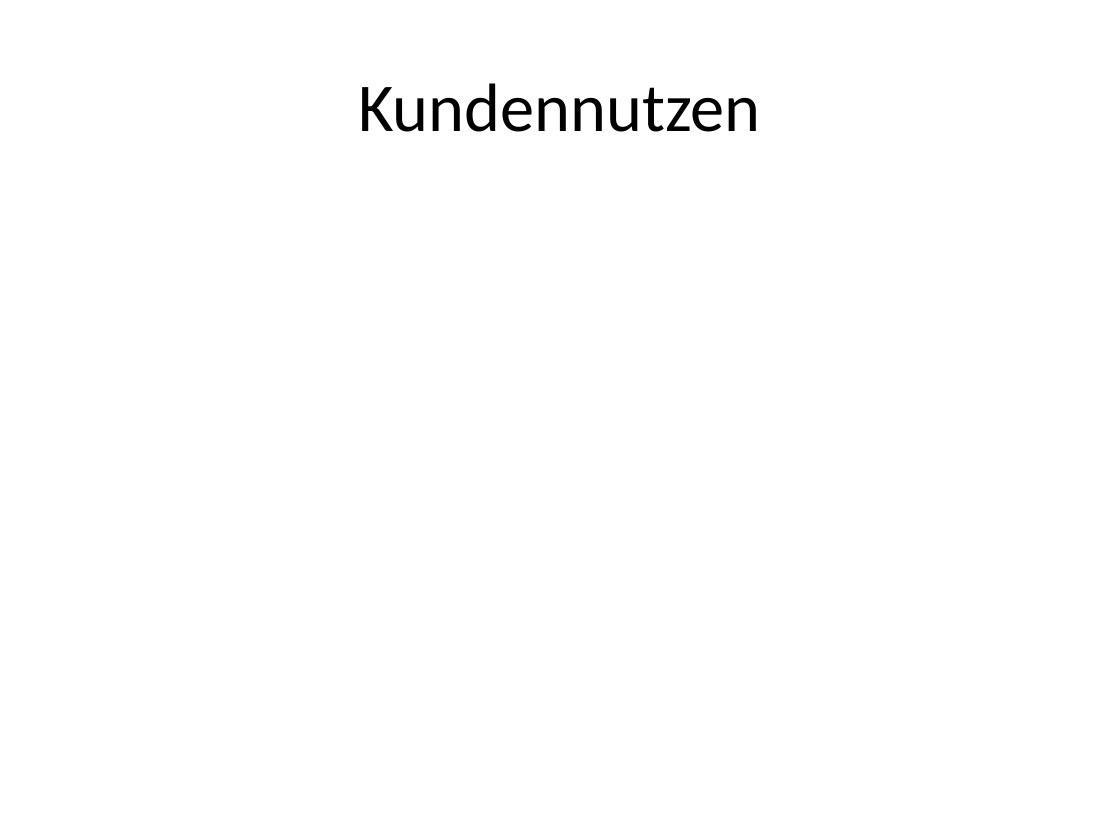
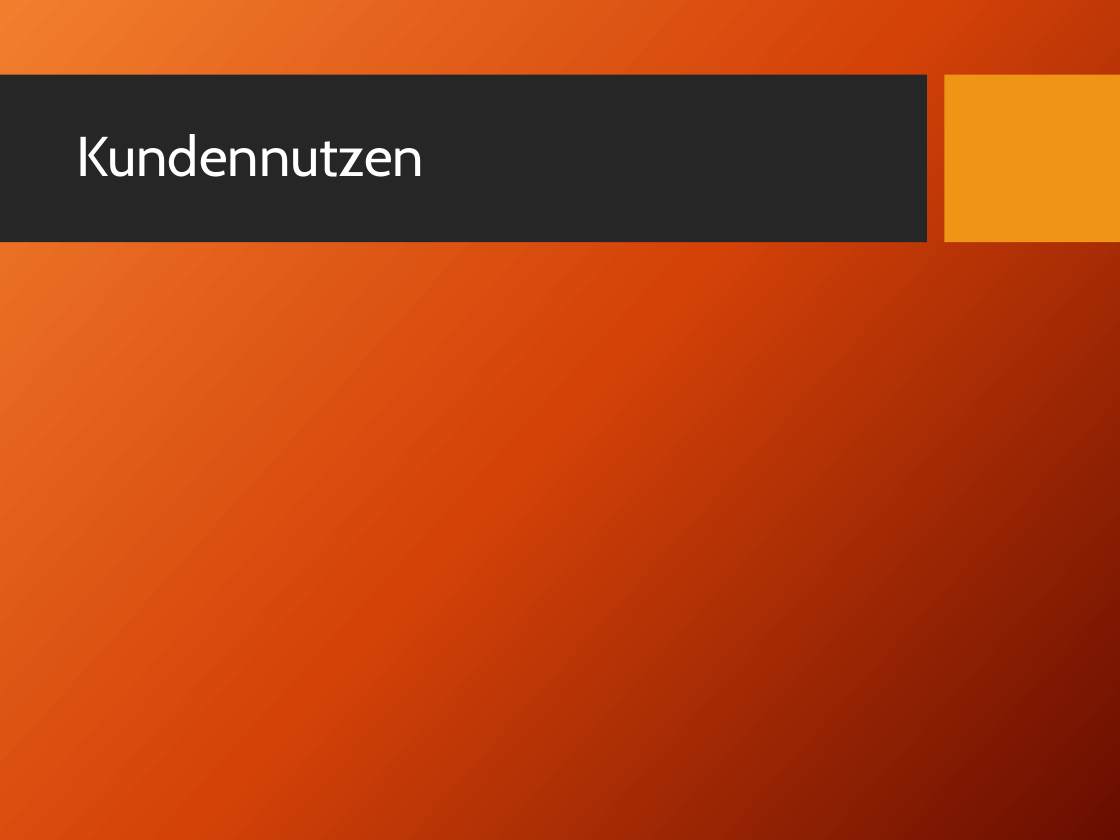
Before and after one commit to michiwieland/businessplan, a slide deck: slide 9 of presentation/BuPl_concept-presentation-GitFit.pptx. Drawn at 1120x840 pixels with LibreOffice and Linux fonts; fonts in the diff are those of the drawing; background and template pictures are left out. Boxes give left, top, right and bottom in pixels: in the first picture for what was removed or moved away, otherwise in the second. Text is boxed around its words. In the diff, an @@ line names an element or a change of style, - is before the commit and + after.

Commit message:
presentation: layout updated, transparent image background

```diff
--- a/presentation/BuPl_concept-presentation-GitFit.pptx
+++ b/presentation/BuPl_concept-presentation-GitFit.pptx
@@ background #FFFFFF to picture (left out) @@
@@ rectangle added at <box>0,75,927,243</box>, fill #262626 @@
@@ rectangle added at <box>944,75,1120,243</box>, fill #F09415 @@
@@ title "Kundennutzen": place and size @@
-title "Kundennutzen" at <box>358,83,760,132</box>
+title "Kundennutzen" at <box>76,134,424,177</box>
@@ title "Kundennutzen" at <box>76,134,424,177</box>: size 44 to 36 pt, font Calibri to Cabin, text colour #000000 to #FFFFFF; alignment centre to left; line spacing 1 to 0.9 @@
```
Also in this commit, not shown: 9 other slides changed, 5 other files.
